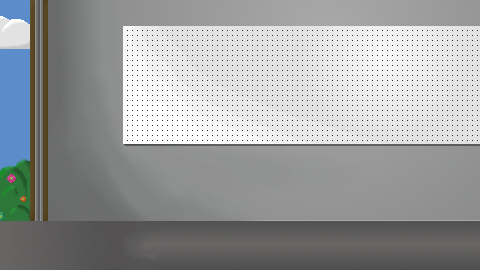
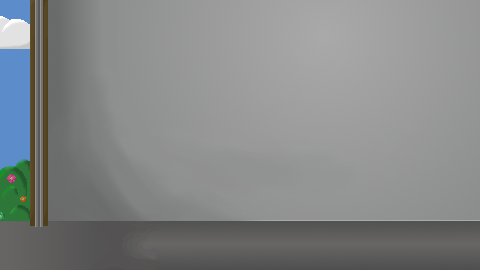
The second 480px x 270px image is a revision of the first. Changes to its layers:
hid "Peg_Board.xcf" over [123, 26, 480, 146]
painted on "Background" over [30, 221, 48, 227]
